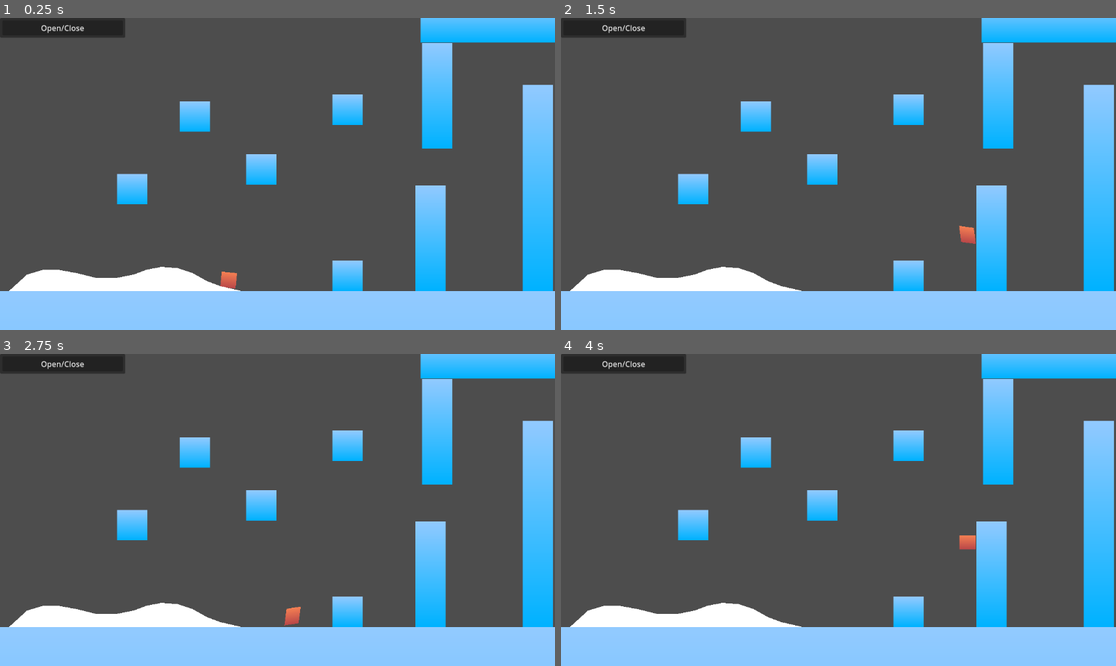
Above: before the commit, frames 1-4 (two rows, left to right).
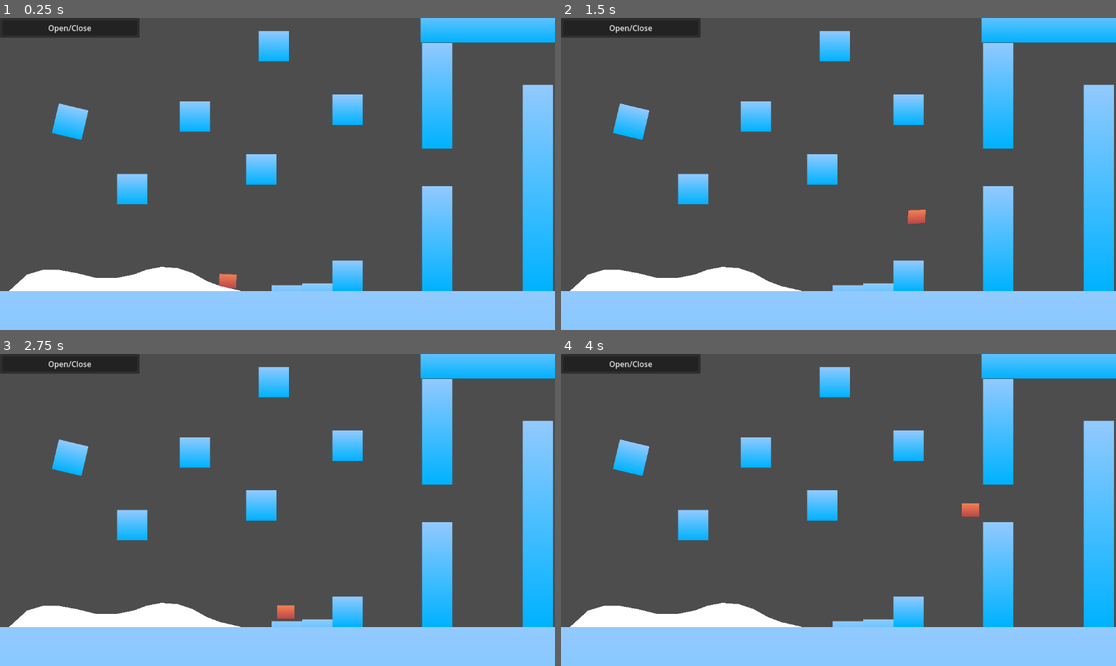
Above: after the commit, the same moments.

Repository: Aexll/SmoothPlatformer
Game: Godot game, scene res://Scenes/TestScene.tscn
The game is run twice, just before and just after one commit, with the same random seed, the same clock (stepped at 60 frames per second) and the same inputs.
Inputs (mouse positions are in pixels of both pictures, inside the frame that each line leads up to):
- Up to frame 1 (0.25 s): no input
- Up to frame 2 (1.5 s): tap Enter at 0.5 s; move the mouse to (960, 158) at 0.52 s; hold D (move_right) from 0.53 s (still down); right-click (960, 158) at 0.6 s; tap Space (jump) at 0.77, 1.07 s; tap F (timeslow, bound only after the commit) at 0.8, 1.35 s; move the mouse to (727, 189) at 1.27 s
- Up to frame 3 (2.75 s): tap Space (jump) at 1.52, 1.55, 1.82, 2.1 s; move the mouse to (333, 441) at 2.02 s; release D (move_right) at 2.03 s; hold A (move_left) from 2.03 s (still down); right-click (333, 441) at 2.3 s
- Up to frame 4 (4 s): move the mouse to (810, 572) at 2.77 s; release A (move_left) at 2.78 s; hold D (move_right) from 2.78 s (still down); right-click (810, 572) at 2.85 s; tap Space (jump) at 3.02, 3.32, 3.77, 3.8 s; tap F (timeslow, bound only after the commit) at 3.05, 3.6 s; move the mouse to (1005, 556) at 3.52 s

The runs differ from the first frame. In frame 1, 2.6% of the frame differs, in the area x 7-82%, y 0-88%; in frame 2, 2.8%; in frame 3, 2.7%; in frame 4, 2.8%.

Commit message:
Squeeshing mechanic, linear and without animators

Diff:
--- /dev/null
+++ b/Particles/hit_particles.tscn
@@ -0,0 +1,39 @@
+[gd_scene load_steps=6 format=3 uid="uid://n321vsoifodq"]
+
+[ext_resource type="Texture2D" uid="uid://vcmtbf01t8nc" path="res://Assets/Particles.png" id="1_rpwmh"]
+
+[sub_resource type="Curve" id="Curve_tng0p"]
+_data = [Vector2(0, 0), 0.0, 0.0, 0, 0, Vector2(0.148649, 1), 0.0, 0.0, 0, 0, Vector2(1, 0), 0.0, 0.0, 0, 0]
+point_count = 3
+
+[sub_resource type="CurveTexture" id="CurveTexture_50uuv"]
+curve = SubResource("Curve_tng0p")
+
+[sub_resource type="ParticleProcessMaterial" id="ParticleProcessMaterial_pieii"]
+lifetime_randomness = 1.0
+particle_flag_disable_z = true
+emission_shape = 3
+emission_box_extents = Vector3(15, 1, 1)
+direction = Vector3(0, -1, 0)
+initial_velocity_min = 20.0
+initial_velocity_max = 90.13
+gravity = Vector3(0, 0, 0)
+damping_min = 100.0
+damping_max = 100.0
+scale_min = 0.1
+scale_max = 0.5
+scale_curve = SubResource("CurveTexture_50uuv")
+color = Color(1, 0.501833, 0.39, 1)
+
+[sub_resource type="AtlasTexture" id="AtlasTexture_6d27s"]
+atlas = ExtResource("1_rpwmh")
+region = Rect2(12, 12, 9, 9)
+
+[node name="GPUParticles2D" type="GPUParticles2D"]
+emitting = false
+amount = 16
+process_material = SubResource("ParticleProcessMaterial_pieii")
+texture = SubResource("AtlasTexture_6d27s")
+lifetime = 0.5
+one_shot = true
+explosiveness = 1.0
--- a/Scenes/Player.gd
+++ b/Scenes/Player.gd
@@ -15,23 +15,17 @@
 var APEXT		:float = 0.1	## Apex mode duration
 var COYINT		:float = 0.1	## Coyote time interval
 var WALLDRAG	:float = 0.5	## Wall Drag Factor
-
-
-# Called when the node enters the scene tree for the first time.
-func _ready():
-	pass # Replace with function body.
-
-
-# Called every frame. 'delta' is the elapsed time since the previous frame.
-func _process(delta):
-	#$Node2D.skew = velocity[0]/(SPEED*4)
-	pass
+var DSHV		:float = 1500	## Dash velocity
+
+## VISUALS
+
+var SQSHT		:float = 0.2	## Squeeshing time
+var SQSHI		:float = 0.8	## Squeeshing intensity
+
+
 
 
 ## Coyote
-
-
-var was_on_floor:bool = false
 var last_was_on_floor_time:float = 0
 var last_was_on_wall_time:float = 0
 
@@ -41,16 +35,9 @@
 func in_coyot_interval_wall():
 	return wtime(last_was_on_wall_time,COYINT)
 
-
-
 ## early_jump
 var jump_press_time:float = -1
-
-
-## early_end_jump
 var jump_ended_early = false
-var jump_ended_early_gravity_factor:float = JMPRLYGF
-
 
 ## apex
 var apex_mode_time:float = APEXT
@@ -67,14 +54,14 @@
 var speed:float:
 	get:
 		var final_speed = SPEED
-		#if in_apex_mode: final_speed*=1+apex_mode_factor_curved*0.5
+		#if in_apex_mode: final_speed*=1+apex_mode_factor_curved*0.1
 		return final_speed
 
 var gravity:float:
 	get:
 		var final_gravity = GRA
 		if jump_ended_early:
-			final_gravity *= jump_ended_early_gravity_factor
+			final_gravity *= JMPRLYGF # jump_ended_early_gravity_factor
 		if in_apex_mode:final_gravity*=1-apex_mode_factor_curved
 		return final_gravity
 
@@ -86,10 +73,10 @@
 func wtime(t,interval):
 	return time - t < interval
 
-## Jump
+## Jumps
 var in_jump = false
 func jump():
-	if in_jump: return
+	if in_jump: return # avoiding jump buffering overflow
 	jump_ended_early = false
 	in_jump = true
 	apex_reached_time = 0
@@ -97,13 +84,31 @@
 	velocity[1] = -1*JMP
 
 func wall_jump():
-	if in_jump: return
+	if in_jump: return # avoiding jump buffering overflow
 	jump()
 	velocity[0] = get_wall_normal()[0]*JMP
 
-## Wall
+
+
+## States
+# these variable are to know when leaving of entering
+var on_floor:bool = false
 var on_wall:bool = false
-
+var on_celling:bool = false
+
+
+var tween_squeesh_inst:Tween # only one instance so it can be retriggered with ease
+
+func tween_squeesh(dir:Vector2,delay:float = 0.1,intensity:float = 0.5):
+	var mp = Vector2(abs(cos(dir.angle())),abs(sin(dir.angle())))
+	var midscale = Vector2(1+0.4*intensity,1+0.4*intensity) - (mp) * 0.8 * intensity
+	var midpos = Vector2(cos(dir.angle()),sin(dir.angle()))*(10*(intensity))
+	tween_squeesh_inst = get_tree().create_tween()
+	tween_squeesh_inst.tween_property($Node2D/Node2D/Sprite2D, "position", midpos, delay/4)#.set_trans(SQSHT).set_ease(Tween.EASE_OUT)
+	tween_squeesh_inst.parallel().tween_property($Node2D/Node2D, "scale", midscale, delay/4)#.set_trans(SQSHT).set_ease(Tween.EASE_OUT)
+	tween_squeesh_inst.tween_property($Node2D/Node2D/Sprite2D, "position", Vector2(), delay/2)#.set_trans(SQSHT).set_ease(Tween.EASE_IN)
+	tween_squeesh_inst.parallel().tween_property($Node2D/Node2D, "scale", Vector2(1,1), delay/2)#.set_trans(SQSHT).set_ease(Tween.EASE_IN)
+	await tween_squeesh_inst.finished
 
 
 func on_wall_hit():
@@ -111,6 +116,7 @@
 	on_wall = true
 	if wtime(jump_press_time,JMPBUFT):
 		wall_jump()
+	tween_squeesh(-1*get_wall_normal(),SQSHT,SQSHI)
 
 func on_wall_leave():
 	on_wall = false
@@ -127,16 +133,16 @@
 	velocity[1] = move_toward(velocity[1],TRGGRA,gravity)
 
 func on_in_air():
-	was_on_floor=false
+	on_floor=false
 	last_was_on_floor_time = time
 
 func on_in_ground():
-	was_on_floor=true
+	on_floor=true
 	apex_reached=false
 	in_jump=false
 	if wtime(jump_press_time,JMPBUFT):
 		jump()
-	$AnimationPlayer.play("hit_down")
+	tween_squeesh(Vector2.DOWN,SQSHT,SQSHI)
 
 func on_apex_reached():
 	apex_reached=true
@@ -145,9 +151,9 @@
 func _physics_process(delta):
 	if not is_on_floor():
 		when_in_air()
-		if was_on_floor: # when first leaving the floor
+		if on_floor: # when first leaving the floor
 			on_in_air()
-	elif !was_on_floor: # when hiting the ground for the first time
+	elif !on_floor: # when hiting the ground for the first time
 		on_in_ground()
 
 	if not apex_reached and velocity[1] > 0:
@@ -160,14 +166,28 @@
 	elif on_wall:
 		on_wall_leave()
 
-	var direction = Input.get_axis("move_left","move_right")
-
+	if is_on_ceiling():
+		if not on_celling:
+			on_celling = true
+			tween_squeesh(Vector2.UP,SQSHT,SQSHI)
+	elif on_celling:
+		on_celling = false
+
+	var direction_x = Input.get_axis("move_left","move_right")
+	var direction_y = Input.get_axis("move_up","move_down")
+	var direction = Vector2(direction_x,direction_y)
+
+
+	if Input.is_action_just_pressed("timeslow"):
+		Engine.set_time_scale(0.2)
+	if Input.is_action_just_released("timeslow"):
+		Engine.set_time_scale(1)
 
 
 	if Input.is_action_just_pressed("jump"):
 		jump_press_time = time
 		if is_on_floor() or in_coyote_interval_floor():
-			if is_on_wall() and direction:
+			if is_on_wall() and direction_x:
 				wall_jump()
 			else:
 				jump()
@@ -179,19 +199,22 @@
 			jump_ended_early = true
 
 
-	if direction:
+	#if direction and Input.is_action_just_pressed("dash"):
+		#velocity = (direction).normalized()*DSHV
+
+	if direction_x:
 		if is_on_floor():
-			velocity[0] = move_toward(velocity[0], direction*speed, ACC)
+			velocity[0] = move_toward(velocity[0], direction_x*speed, ACC)
 		else:
-			velocity[0] = move_toward(velocity[0], direction*speed, ACC/AIRC)
+			velocity[0] = move_toward(velocity[0], direction_x*speed, ACC/AIRC)
 	else:
 		if is_on_floor():
-			velocity[0] = move_toward(velocity[0], direction*speed, ACC)
+			velocity[0] = move_toward(velocity[0], direction_x*speed, ACC)
 		else:
 			velocity[0] = move_toward(velocity[0], 0, ACC/8)
 
 	if is_on_floor():
-		$Node2D.rotation = move_toward($Node2D.rotation, (get_floor_normal().rotated(deg_to_rad(90))).angle(),0.1)
+		$Node2D.rotation = move_toward($Node2D.rotation, (get_floor_normal().rotated(deg_to_rad(90))).angle(),0.05)
 	#elif is_on_wall():
 		#$Node2D.rotation = move_toward($Node2D.rotation, (get_wall_normal().rotated(deg_to_rad(180))).angle(),0.1)
 	else:
@@ -200,8 +223,9 @@
 	#linear_velocity = Vector2(Input.get_axis("move_left","move_right")*1000,linear_velocity[1])
 
 	#$Node2D/Sprite2D.material.get_shader_parameter("r")
-	$Node2D/Sprite2D.material.set_shader_parameter("r", (velocity).angle()*-2);
-	$Node2D/Sprite2D.material.set_shader_parameter("size", abs(clamp(velocity.length()/5000,0,0.5)));
 	#$Node2D/Sprite2D.get_material().set_shader_parameter("size", 0.0);
 
 	move_and_slide()
+
+	$Node2D/Node2D/Sprite2D.material.set_shader_parameter("r", (velocity).angle()*-2);
+	$Node2D/Node2D/Sprite2D.material.set_shader_parameter("size", abs(clamp(velocity.length()/3000,0,0.5)));
--- a/Scenes/Squeeshing.gdshader
+++ b/Scenes/Squeeshing.gdshader
@@ -2,6 +2,7 @@
 
 uniform float size = 1;
 uniform float r = 0;
+uniform vec2 offset = vec2(0,0);
 //uniform float x = 0;
 //uniform mat2 deform = mat2(vec2(1,0),vec2(0,1));
 
@@ -17,6 +18,9 @@
 	mat2 deform = mat2(vec2(1,0)+arx,vec2(0,1)+ary);
 	//deform *= mat2(vec2(cos(r),sin(r)),vec2(-1.0*sin(r), cos(r)));
 	VERTEX *= deform;
+	VERTEX.y += ary.y * offset.y * -2.0;
+	VERTEX.x += arx.x * offset.x * -2.0;
+
 }
 
 
--- a/Scenes/TestScene.tscn
+++ b/Scenes/TestScene.tscn
@@ -1,9 +1,11 @@
-[gd_scene load_steps=18 format=3 uid="uid://dayekiv2rwn5c"]
+[gd_scene load_steps=20 format=3 uid="uid://dayekiv2rwn5c"]
 
 [ext_resource type="Script" path="res://Scenes/button_open_close_menu.gd" id="1_3x175"]
 [ext_resource type="PackedScene" uid="uid://cj7opjueceyof" path="res://Scenes/Paramodifier.tscn" id="1_4mjfd"]
 [ext_resource type="Script" path="res://Scenes/Player.gd" id="1_qry7v"]
 [ext_resource type="Shader" path="res://Scenes/Squeeshing.gdshader" id="2_0pxag"]
+[ext_resource type="PackedScene" uid="uid://n321vsoifodq" path="res://Particles/hit_particles.tscn" id="5_3k1i7"]
+[ext_resource type="Script" path="res://Scenes/particle_queue.gd" id="6_mtmrp"]
 
 [sub_resource type="Curve" id="Curve_kyr6g"]
 _data = [Vector2(0, 0), 0.0, 0.0, 0, 0, Vector2(0.495098, 1), 0.0, 0.0, 0, 0, Vector2(1, 0), 0.0, 0.0, 0, 0]
@@ -13,6 +15,7 @@
 shader = ExtResource("2_0pxag")
 shader_parameter/size = 0.0
 shader_parameter/r = 0.0
+shader_parameter/offset = Vector2(0, 16.105)
 
 [sub_resource type="Gradient" id="Gradient_xdhhk"]
 offsets = PackedFloat32Array(0.0178571, 1)
@@ -53,6 +56,20 @@
 "update": 0,
 "values": [Vector2(0, 16), Vector2(0, 16), Vector2(0, 16)]
 }
+tracks/2/type = "method"
+tracks/2/imported = false
+tracks/2/enabled = true
+tracks/2/path = NodePath("Node2D/ParticleQueue")
+tracks/2/interp = 1
+tracks/2/loop_wrap = true
+tracks/2/keys = {
+"times": PackedFloat32Array(0),
+"transitions": PackedFloat32Array(1),
+"values": [{
+"args": [],
+"method": &"spawn"
+}]
+}
 
 [sub_resource type="Animation" id="Animation_pmxm5"]
 resource_name = "hit_right"
@@ -79,7 +96,21 @@
 "times": PackedFloat32Array(0, 0.0666, 0.1998),
 "transitions": PackedFloat32Array(1, 1, 1),
 "update": 0,
-"values": [Vector2(0, 16), Vector2(3, 16), Vector2(0, 16)]
+"values": [Vector2(0, 16), Vector2(3, 19), Vector2(0, 16)]
+}
+tracks/2/type = "method"
+tracks/2/imported = false
+tracks/2/enabled = true
+tracks/2/path = NodePath("Node2D/ParticleQueue")
+tracks/2/interp = 1
+tracks/2/loop_wrap = true
+tracks/2/keys = {
+"times": PackedFloat32Array(0),
+"transitions": PackedFloat32Array(1),
+"values": [{
+"args": [],
+"method": &"spawn_right"
+}]
 }
 
 [sub_resource type="AnimationLibrary" id="AnimationLibrary_wj0nw"]
@@ -127,7 +158,7 @@
 layout_mode = 2
 
 [node name="Button" type="Button" parent="Control/PanelContainer/MarginContainer/VBoxContainer2"]
-custom_minimum_size = Vector2(250, 0)
+custom_minimum_size = Vector2(280, 0)
 layout_mode = 2
 focus_mode = 0
 text = "Open/Close"
@@ -182,19 +213,50 @@
 object = NodePath("../../../../../../CharacterBody2D")
 field_name = "COYINT"
 
+[node name="HBoxContainer10" parent="Control/PanelContainer/MarginContainer/VBoxContainer2/VBoxContainer" node_paths=PackedStringArray("object") instance=ExtResource("1_4mjfd")]
+layout_mode = 2
+object = NodePath("../../../../../../CharacterBody2D")
+field_name = "WALLDRAG"
+
+[node name="HBoxContainer12" parent="Control/PanelContainer/MarginContainer/VBoxContainer2/VBoxContainer" node_paths=PackedStringArray("object") instance=ExtResource("1_4mjfd")]
+layout_mode = 2
+object = NodePath("../../../../../../CharacterBody2D")
+field_name = "SQSHT"
+
+[node name="HBoxContainer11" parent="Control/PanelContainer/MarginContainer/VBoxContainer2/VBoxContainer" node_paths=PackedStringArray("object") instance=ExtResource("1_4mjfd")]
+layout_mode = 2
+object = NodePath("../../../../../../CharacterBody2D")
+field_name = "SQSHI"
+
 [node name="CharacterBody2D" type="CharacterBody2D" parent="."]
-position = Vector2(473, 505)
+position = Vector2(472, 505)
+floor_snap_length = 10.0
 script = ExtResource("1_qry7v")
 apex_curve = SubResource("Curve_kyr6g")
 
 [node name="Node2D" type="Node2D" parent="CharacterBody2D"]
 position = Vector2(0, 16)
 
-[node name="Sprite2D" type="Sprite2D" parent="CharacterBody2D/Node2D"]
+[node name="Node2D" type="Node2D" parent="CharacterBody2D/Node2D"]
+position = Vector2(0, -16)
+
+[node name="Sprite2D" type="Sprite2D" parent="CharacterBody2D/Node2D/Node2D"]
 material = SubResource("ShaderMaterial_b330b")
-position = Vector2(0, -16)
 scale = Vector2(0.5, 0.5)
 texture = SubResource("GradientTexture2D_np473")
+
+[node name="ParticleQueue" type="Node2D" parent="CharacterBody2D/Node2D"]
+script = ExtResource("6_mtmrp")
+template = ExtResource("5_3k1i7")
+
+[node name="RayCast2D" type="RayCast2D" parent="CharacterBody2D/Node2D/ParticleQueue"]
+position = Vector2(0, -16)
+collide_with_areas = true
+
+[node name="RayCast2DRight" type="RayCast2D" parent="CharacterBody2D/Node2D/ParticleQueue"]
+position = Vector2(0, -16)
+target_position = Vector2(50, 0)
+collide_with_areas = true
 
 [node name="CollisionShape2D" type="CollisionShape2D" parent="CharacterBody2D"]
 shape = SubResource("CapsuleShape2D_k44qm")
@@ -229,6 +291,30 @@
 scale = Vector2(0.984375, 0.984375)
 texture = SubResource("GradientTexture2D_e8rc6")
 
+[node name="StaticBody2D16" type="StaticBody2D" parent="."]
+position = Vector2(659, 583)
+
+[node name="CollisionShape2D" type="CollisionShape2D" parent="StaticBody2D16"]
+position = Vector2(-0.5, -0.5)
+shape = SubResource("RectangleShape2D_hwqts")
+
+[node name="Sprite2D" type="Sprite2D" parent="StaticBody2D16"]
+position = Vector2(-0.5, -0.5)
+scale = Vector2(0.984375, 0.984375)
+texture = SubResource("GradientTexture2D_e8rc6")
+
+[node name="StaticBody2D17" type="StaticBody2D" parent="."]
+position = Vector2(596, 587)
+
+[node name="CollisionShape2D" type="CollisionShape2D" parent="StaticBody2D17"]
+position = Vector2(-0.5, -0.5)
+shape = SubResource("RectangleShape2D_hwqts")
+
+[node name="Sprite2D" type="Sprite2D" parent="StaticBody2D17"]
+position = Vector2(-0.5, -0.5)
+scale = Vector2(0.984375, 0.984375)
+texture = SubResource("GradientTexture2D_e8rc6")
+
 [node name="StaticBody2D8" type="StaticBody2D" parent="."]
 position = Vector2(722, 191)
 
@@ -253,8 +339,20 @@
 scale = Vector2(0.984375, 0.984375)
 texture = SubResource("GradientTexture2D_e8rc6")
 
+[node name="StaticBody2D14" type="StaticBody2D" parent="."]
+position = Vector2(569, 59)
+
+[node name="CollisionShape2D" type="CollisionShape2D" parent="StaticBody2D14"]
+position = Vector2(-0.5, -0.5)
+shape = SubResource("RectangleShape2D_hwqts")
+
+[node name="Sprite2D" type="Sprite2D" parent="StaticBody2D14"]
+position = Vector2(-0.5, -0.5)
+scale = Vector2(0.984375, 0.984375)
+texture = SubResource("GradientTexture2D_e8rc6")
+
 [node name="StaticBody2D6" type="StaticBody2D" parent="."]
-position = Vector2(894, 459)
+position = Vector2(908, 460)
 scale = Vector2(1, 3.48)
 
 [node name="CollisionShape2D" type="CollisionShape2D" parent="StaticBody2D6"]
@@ -364,6 +462,19 @@
 shape = SubResource("RectangleShape2D_hwqts")
 
 [node name="Sprite2D" type="Sprite2D" parent="StaticBody2D4"]
+position = Vector2(-0.5, -0.5)
+scale = Vector2(0.984375, 0.984375)
+texture = SubResource("GradientTexture2D_e8rc6")
+
+[node name="StaticBody2D15" type="StaticBody2D" parent="."]
+position = Vector2(146, 216)
+rotation = 0.232482
+
+[node name="CollisionShape2D" type="CollisionShape2D" parent="StaticBody2D15"]
+position = Vector2(-0.5, -0.5)
+shape = SubResource("RectangleShape2D_hwqts")
+
+[node name="Sprite2D" type="Sprite2D" parent="StaticBody2D15"]
 position = Vector2(-0.5, -0.5)
 scale = Vector2(0.984375, 0.984375)
 texture = SubResource("GradientTexture2D_e8rc6")
--- /dev/null
+++ b/Scenes/particle_queue.gd
@@ -0,0 +1,29 @@
+extends Node2D
+
+@export var template:PackedScene
+var particle_queue:Array[GPUParticles2D]
+var queue_size:int = 5
+var current:int = 0
+
+func _ready() -> void:
+	for i in queue_size:
+		var inst = template.instantiate()
+		get_tree().root.call_deferred("add_child",inst)
+		inst.local_coords = false
+		particle_queue.append(inst)
+
+func spawn():
+	var trg = particle_queue[current]
+	trg.global_position = $RayCast2D.get_collision_point()
+	trg.rotation = 0
+	await get_tree().process_frame
+	trg.emitting = true
+	current = (current+1)%queue_size
+
+func spawn_right():
+	var trg = particle_queue[current]
+	trg.global_position = $RayCast2DRight.get_collision_point()
+	trg.rotation = -PI/2
+	await get_tree().process_frame
+	trg.emitting = true
+	current = (current+1)%queue_size
--- a/project.godot
+++ b/project.godot
@@ -51,6 +51,18 @@
 , Object(InputEventMouseButton,"resource_local_to_scene":false,"resource_name":"","device":-1,"window_id":0,"alt_presse …(249 unchanged characters)…
 ]
 }
+timeslow={
+"deadzone": 0.5,
+"events": [Object(InputEventKey,"resource_local_to_scene":false,"resource_name":"","device":-1,"window_id":0,"alt_pressed":false,"shift_pressed":false,"ctrl_pressed":false,"meta_pressed":false,"pressed":false,"keycode":0,"physical_keycode":70,"key_label":0,"unicode":102,"location":0,"echo":false,"script":null)
+, Object(InputEventJoypadButton,"resource_local_to_scene":false,"resource_name":"","device":-1,"button_index":1,"pressure":0.0,"pressed":false,"script":null)
+]
+}
+dash={
+"deadzone": 0.5,
+"events": [Object(InputEventMouseButton,"resource_local_to_scene":false,"resource_name":"","device":-1,"window_id":0,"alt_pressed":false,"shift_pressed":false,"ctrl_pressed":false,"meta_pressed":false,"button_mask":2,"position":Vector2(90, 17),"global_position":Vector2(94, 58),"factor":1.0,"button_index":2,"canceled":false,"pressed":true,"double_click":false,"script":null)
+, Object(InputEventJoypadButton,"resource_local_to_scene":false,"resource_name":"","device":-1,"button_index":2,"pressure":0.0,"pressed":false,"script":null)
+]
+}
 
 [physics]
 
Binary file added: Assets/Circle.png
Not shown, added: Assets/Circle.png.import
Binary file added: Assets/Particles.png
Not shown, added: Assets/Particles.png.import
